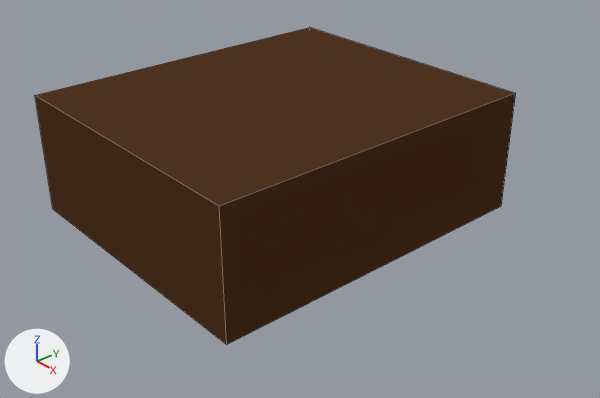
An edit to the Blender file models/meshes/manipulation_platform.blend, drawn before and after from the same camera.
Before and after are seen from a camera (50 mm lens) standing at (1.444, -1.181, 1.001) and looking at (0.077, 0.008, 0.052). Arrows for +X, +Y and +Z are at lower left; the lights stay in place. Mesh edges are drawn as thin lines.

The older version as bpy lines, for what is in view:
```python
mat_material = diffuse_material('Material')
mat_material.base_color = (0.08, 0.0352, 0.015)  # brown #503521
me_cube = bpy.data.meshes.new('Cube')
me_cube.from_pydata(...)  # a box spanning x -0.449..0.449, y -0.249..0.249, z 0.0..0.305
me_cube.materials.append(mat_material)  # brown #503521
ob_cube = bpy.data.objects.new('Cube', me_cube)
ob_cube.location = (0.0, 0.0, 0.0)
ob_cube.scale = (0.821, 1.74, 1.0)
```
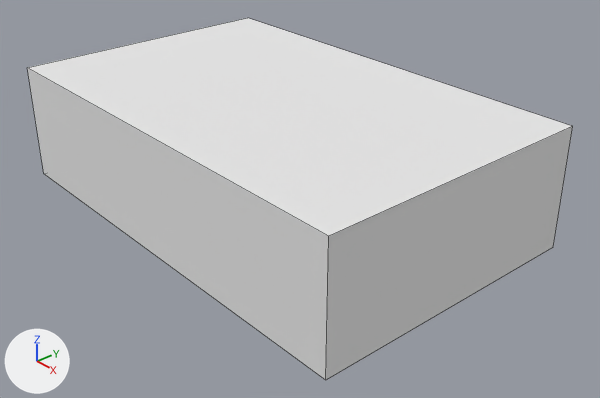
Where the newer file only moved an object's origin or applied its transform, the numbers keep the older frame.

Edits to the bpy script that builds the scene:
```text
Change mat_material:
    mat_material.base_color: (0.08, 0.0352, 0.015) -> (0.8, 0.8, 0.8)  # brown #503521 -> white #e7e7e7
Change me_cube:
    where me_cube.from_pydata(...)  # 8 vertices, 6 faces; spans x -0.449..0.449, y -0.249..0.249, z 0.0..0.305
    used by ob_cube; location = (0.0, 0.0, 0.0); scale = (0.821, 1.74, 1.0)
    me_cube part 1
    me_cube.vertices[0].co: (0.449, 0.249, 0.0) -> (0.697, 0.207, 0.0)  # pixel (501, 206) -> pixel (553, 247)
    me_cube.vertices[1].co: (0.449, -0.249, 0.0) -> (0.697, -0.207, 0.0)  # pixel (226, 344) -> pixel (325, 380)
    me_cube.vertices[2].co: (-0.449, -0.249, 0.0) -> (-0.697, -0.207, 0.0)  # pixel (52, 209) -> pixel (43, 173)
    me_cube.vertices[3].co: (-0.449, 0.249, 0.0) -> (-0.697, 0.207, 0.0)
    me_cube.vertices[4].co: (0.449, 0.249, 0.305) -> (0.697, 0.207, 0.305)  # pixel (515, 93) -> pixel (572, 126)
    me_cube.vertices[5].co: (0.449, -0.249, 0.305) -> (0.697, -0.207, 0.305)  # pixel (219, 206) -> pixel (328, 236)
    me_cube.vertices[6].co: (-0.449, -0.249, 0.305) -> (-0.697, -0.207, 0.305)  # pixel (34, 95) -> pixel (27, 67)
    me_cube.vertices[7].co: (-0.449, 0.249, 0.305) -> (-0.697, 0.207, 0.305)  # pixel (309, 27) -> pixel (247, 17)
```

Changed parts and their boxes [x1, y1, x2, y2] in the pictures (600 x 398 px):
'Cube', recoloured, reshaped (brown to white, 13% wider, 14% taller)
    before: [35, 28, 516, 345]
    after: [27, 18, 573, 380]
